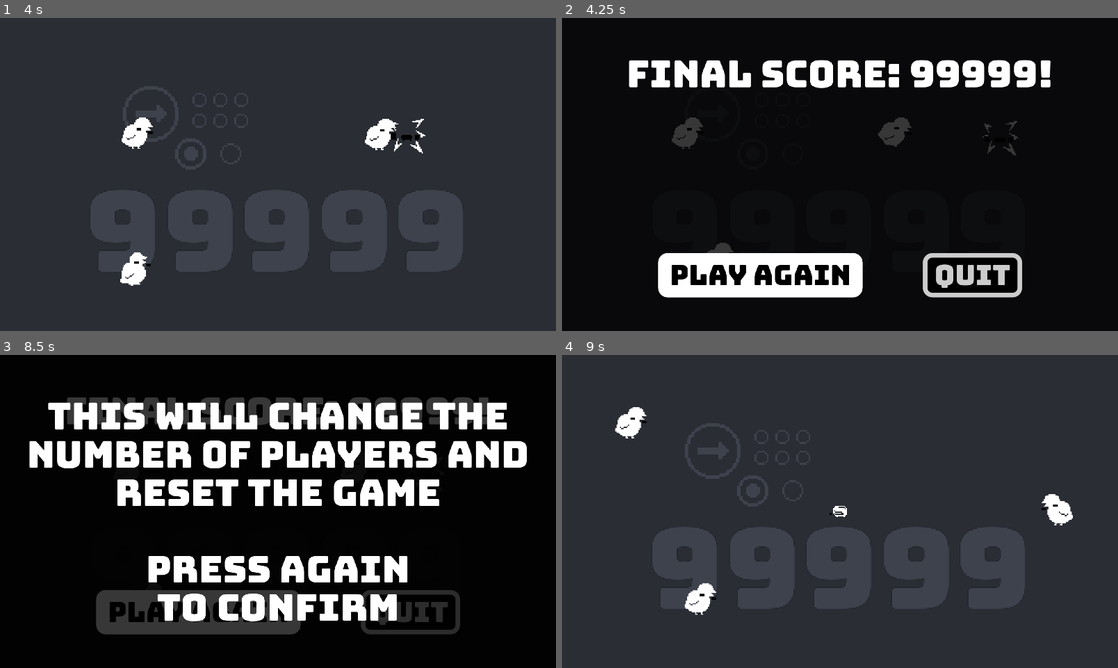
Above: before the commit, frames 1-4 (two rows, left to right).
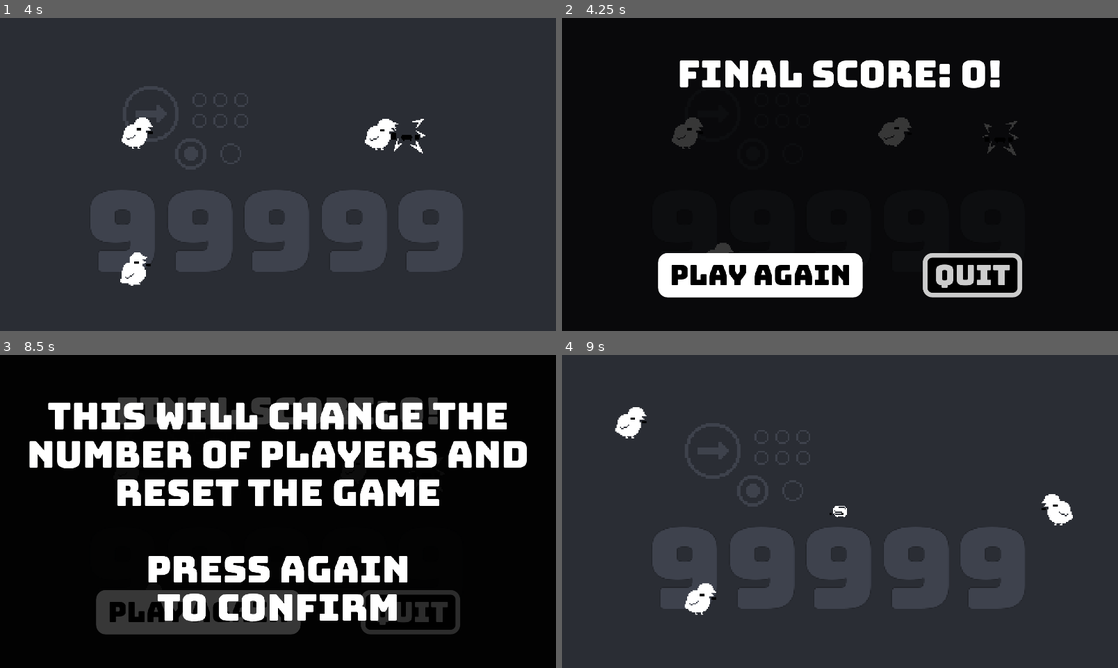
Above: after the commit, the same moments.

Repository: tm-nielsen/arcade-jam-2024
Game: Godot game, scene res://scenes/root.tscn
Same seed, same stepped clock (60 frames per second), same inputs: the game is played once before the commit and once after it.
Inputs (mouse positions are in pixels of both pictures, inside the frame that each line leads up to):
- Up to frame 1 (4 s): move the mouse to (400, 158) at 0.52 s; tap 1 (select_1_player) at 0.6, 2.1, 3.6 s; move the mouse to (166, 190) at 1.27 s; tap 2 (select_2_players) at 1.35, 2.85 s; move the mouse to (333, 105) at 2.02 s; move the mouse to (250, 237) at 2.77 s; move the mouse to (444, 221) at 3.52 s
- Up to frame 2 (4.25 s): no input
- Up to frame 3 (8.5 s): click "Play Again" at 4.25 s; move the mouse to (111, 464) at 5.02 s; tap 2 (select_2_players) at 5.1, 6.6, 8.1 s; move the mouse to (305, 511) at 5.77 s; tap 1 (select_1_player) at 5.85, 7.35 s; move the mouse to (194, 433) at 6.52 s; move the mouse to (400, 495) at 7.27 s; move the mouse to (166, 527) at 8.02 s
- Up to frame 4 (9 s): click "Play Again" at 8.75 s

Frame 1 is identical in both runs. In frame 2, 3.5% of the frame differs, in the area x 12-88%, y 13-23%; in frame 3, 1.7%; in frame 4, nothing differs.

Commit message:
Added score to final screen

Diff:
--- a/scenes/root.tscn
+++ b/scenes/root.tscn
@@ -42,9 +42,10 @@
 size = Vector2i(480, 270)
 render_target_update_mode = 4
 
-[node name="Game" parent="GameViewportContainer/GameViewport" node_paths=PackedStringArray("final_screen", "focus_element") instance=ExtResource("1_qbhji")]
+[node name="Game" parent="GameViewportContainer/GameViewport" node_paths=PackedStringArray("final_screen", "focus_element", "score_label") instance=ExtResource("1_qbhji")]
 final_screen = NodePath("../../../FinalScreen")
 focus_element = NodePath("../../../FinalScreen/Buttons/ResetButton")
+score_label = NodePath("../../../FinalScreen/Label")
 
 [node name="FinalScreen" type="Control" parent="."]
 process_mode = 3
--- a/scripts/game_manager.gd
+++ b/scripts/game_manager.gd
@@ -2,12 +2,14 @@
 
 @export var final_screen: Control
 @export var focus_element: Control
+@export var score_label: Label
 
 
 func _process(_delta):
   if are_all_players_dead() && !final_screen.visible:
     final_screen.show()
     focus_element.grab_focus()
+    score_label.text = "Final Score: %d!" % ScoreManager.current_score
 
 func are_all_players_dead() -> bool:
   for player in get_tree().get_nodes_in_group("players"):
